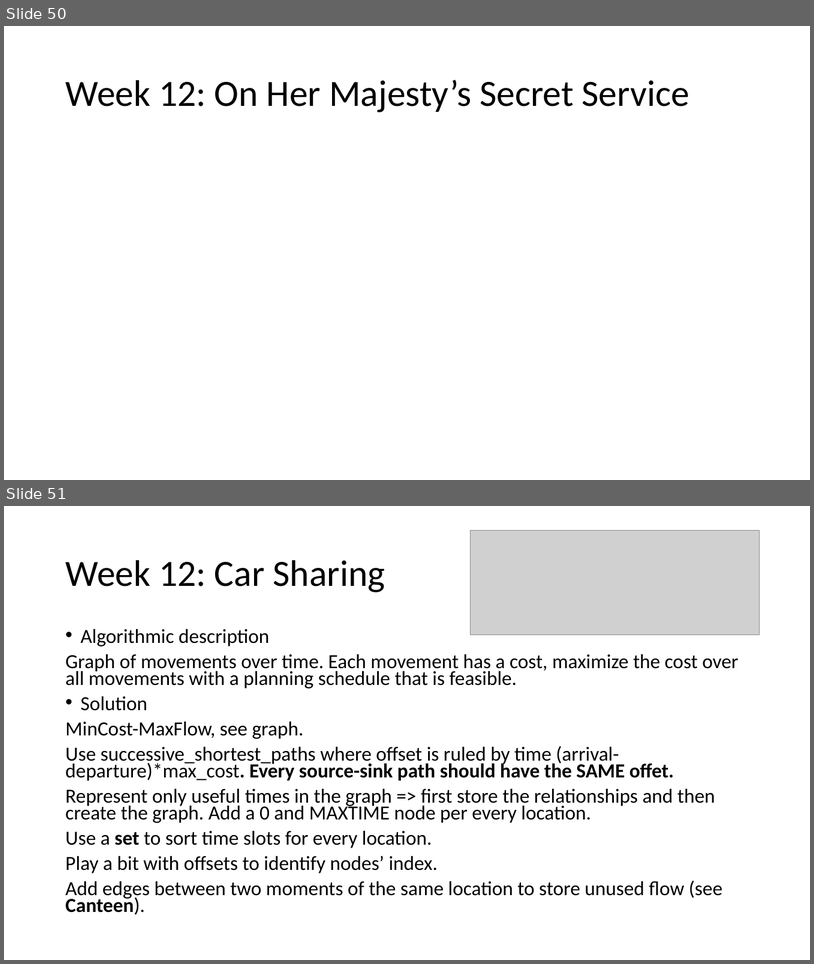
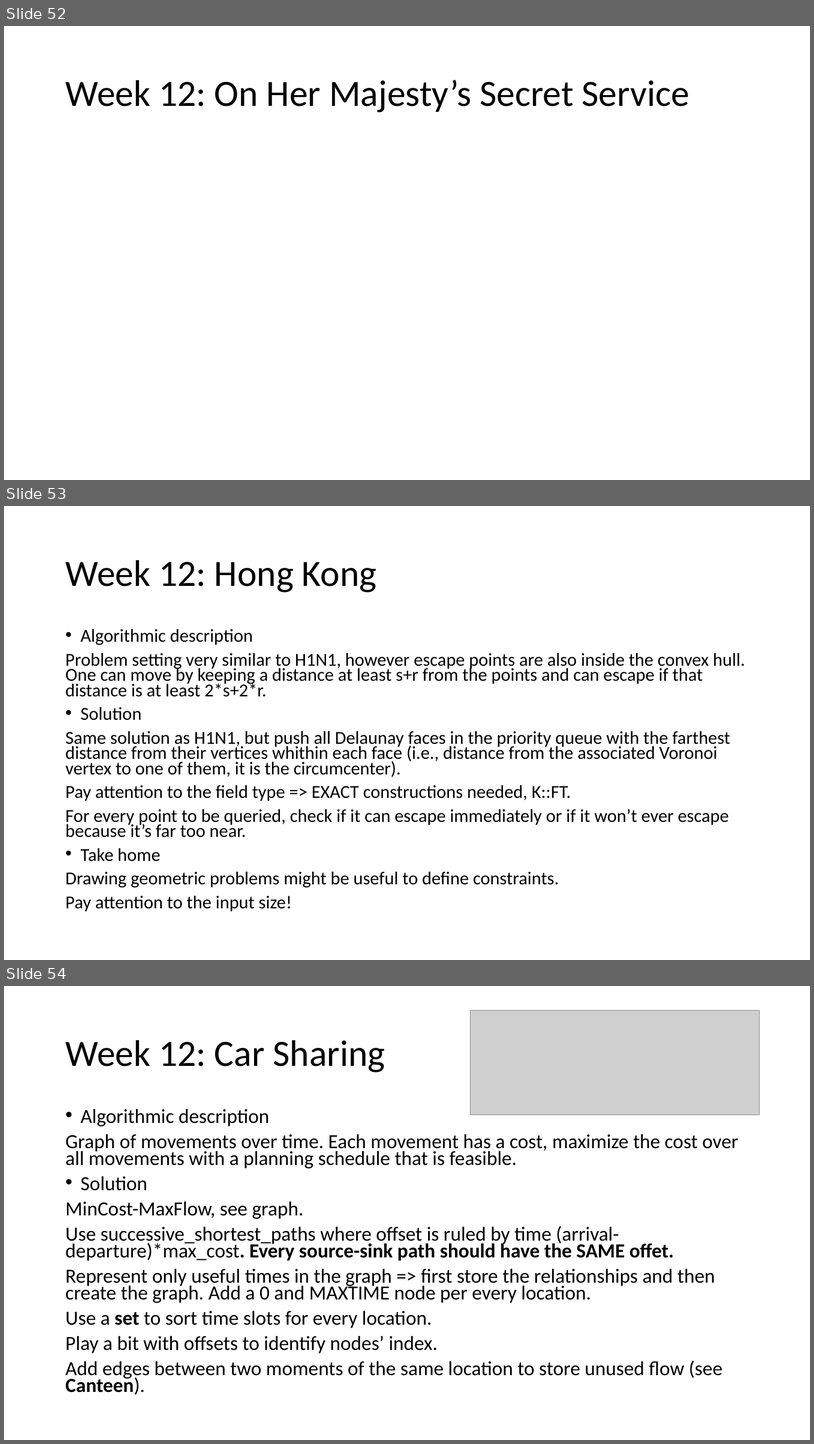
Before and after one commit to giacomocamposampiero/algolab, a slide deck: Recap.pptx. Shown one above the other, each under a label of ours: slides 50 and 51 before the commit, slides 52, 53 and 54 after it. The pictures are 814x964 and 814x1444 pixels, drawn with LibreOffice and Linux fonts; fonts in the diff are those of the drawing; grey boxes stand for pictures. Boxes give left, top, right and bottom in pixels: in the first picture for what was removed or moved away, otherwise in the second. Text is boxed around its words. In the diff, an @@ line names an element or a change of style, - is before the commit and + after.

```diff
--- a/Recap.pptx
+++ b/Recap.pptx
@@ slide 53 added at box(4, 506, 810, 960), background #FFFFFF @@
@@ title added at box(65, 560, 377, 592), 44 pt, text #000000 @@
+Week 12: Hong Kong
@@ text added at box(65, 629, 746, 911), 21.7 pt, text #000000 @@
+• Algorithmic description
+Problem setting very similar to H1N1, however escape points are also inside the convex hull. One can move by keeping a distance at least s+r from the points and can escape if that distance is at least 2*s+2*r.
+• Solution
+Same solution as H1N1, but push all Delaunay faces in the priority queue with the farthest distance from their vertices whithin each face (i.e., distance from the associated Voronoi vertex to one of them, it is the circumcenter).
+Pay attention to the field type => EXACT constructions needed, K::FT.
+For every point to be queried, check if it can escape immediately or if it won’t ever escape because it’s far too near.
+• Take home
+Drawing geometric problems might be useful to define constraints.
+Pay attention to the input size!
@@ what was slide 50 is now slide 52 @@
@@ what was slide 51 is now slide 54 @@
```
Also in this commit, not shown: 5 slides changed, 3 other slides added.
